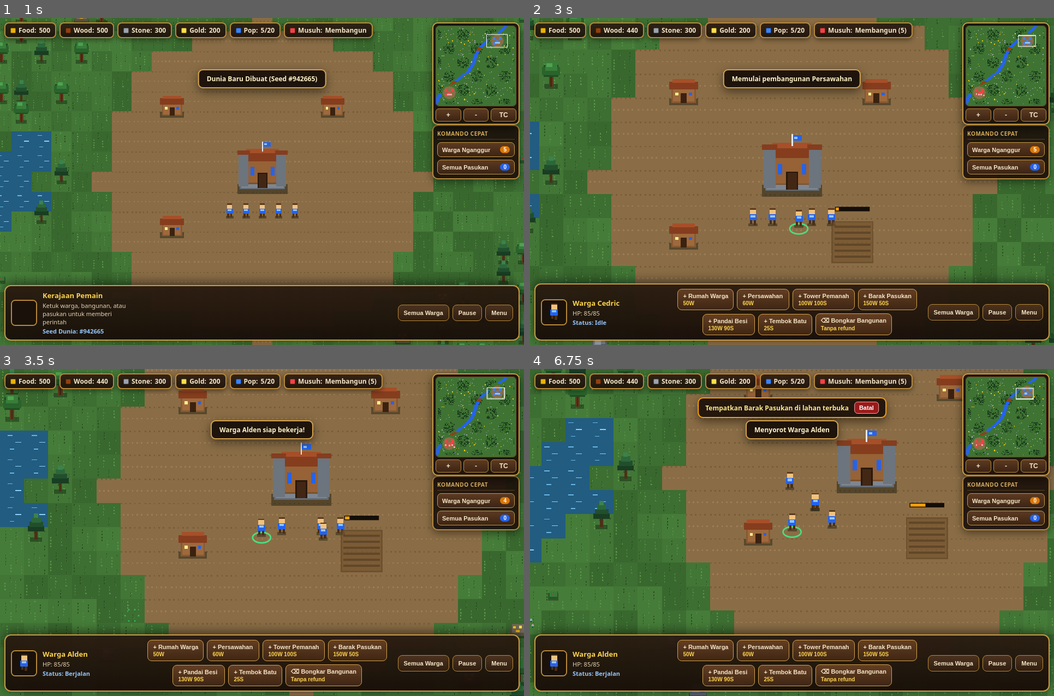
Above: before the commit, frames 1-4 (two rows, left to right).
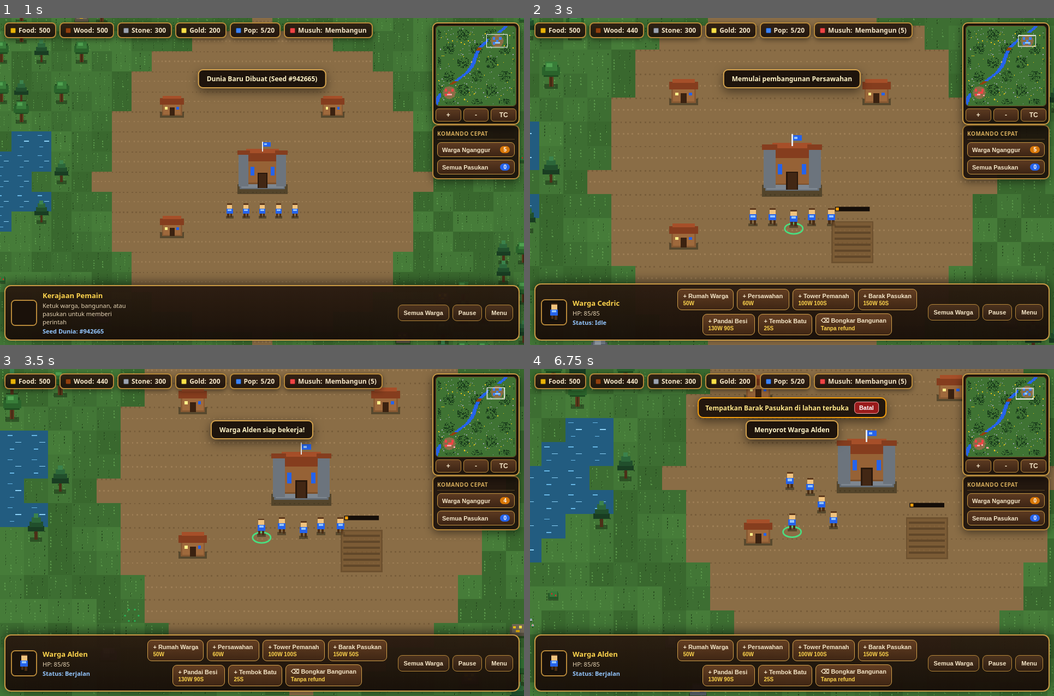
Above: after the commit, the same moments.

Repository: vexelkang-cell/gamepai
Game: browser game, page games/kingdom-war-2d/index.html
Same seed, same stepped clock (60 frames per second), same inputs: the game is played once before the commit and once after it.
Inputs (mouse positions are in pixels of both pictures, inside the frame that each line leads up to):
- Up to frame 1 (1 s): click "NEW GAME" at 0.27 s
- Up to frame 2 (3 s): click (792, 214) at 1.07 s; click "+ Persawahan 60W" at 1.27 s; click (687, 148) at 1.67 s; click "+" at 1.87 s; press the mouse at (896, 132) at 2.27 s; release the mouse at (792, 116) at 2.4 s; click "TC" at 2.47 s; click (870, 246) at 2.87 s
- Up to frame 3 (3.5 s): click "Warga Nganggur 4" at 3.07 s; click (131, 614) at 3.47 s
- Up to frame 4 (6.75 s): click "+ Tembok Batu 25S" at 3.67 s; press the mouse at (792, 467) at 4.07 s; release the mouse at (739, 646) at 4.2 s; click "⌫ Bongkar Bangunan Tanpa refu…" at 4.27 s; click (949, 548) at 4.67 s; click "Semua Warga" at 4.87 s; click (634, 532) at 5.27 s; click "Semua Pasukan 0" at 5.47 s; press the mouse at (739, 646) at 5.87 s; release the mouse at (687, 499) at 6 s; click "+ Barak Pasukan 150W 50S" at 6.07 s; click (844, 418) at 6.47 s; click "Warga Nganggur 0" at 6.67 s

Frame 1 is identical in both runs. In frame 2, 0.2% of the frame differs, in the area x 48-87%, y 23-67%; in frame 3, 0.2%; in frame 4, 0.3%, in the area x 52-88%, y 22-49%.

Commit message:
Prevent units from overlapping while moving

Diff:
--- a/games/kingdom-war-2d/index.html
+++ b/games/kingdom-war-2d/index.html
@@ -2067,6 +2067,34 @@
         }
       }
 
+      canOccupyUnitPosition(nx, ny, world) {
+        const groups = [world.workers, world.soldiers];
+        for (let g = 0; g < groups.length; g++) {
+          const units = groups[g];
+          for (let i = 0; i < units.length; i++) {
+            const other = units[i];
+            if (other === this || other.hp <= 0) continue;
+
+            const dx = nx - other.x;
+            const dy = ny - other.y;
+            // Abaikan unit yang cukup jauh agar pemeriksaan tetap ringan.
+            if (Math.abs(dx) > 30 || Math.abs(dy) > 30) continue;
+
+            const minGap = this.radius + other.radius + 3;
+            const nextDistSq = dx * dx + dy * dy;
+            if (nextDistSq >= minGap * minGap) continue;
+
+            // Jika unit sudah telanjur bertumpuk, izinkan gerakan yang
+            // membuat jarak mereka semakin jauh agar bisa memisah.
+            const oldDx = this.x - other.x;
+            const oldDy = this.y - other.y;
+            const oldDistSq = oldDx * oldDx + oldDy * oldDy;
+            if (nextDistSq <= oldDistSq + 0.01) return false;
+          }
+        }
+        return world.isPointWalkable(nx, ny);
+      }
+
       moveStepDirect(tx, ty, dt, world) {
         const dx = tx - this.x;
         const dy = ty - this.y;
@@ -2077,17 +2105,33 @@
         const step = Math.min(dist, this.speed * dt);
         const vx = (dx / dist) * step;
         const vy = (dy / dist) * step;
-
         const nx = clamp(this.x + vx, 20, CONFIG.WORLD_WIDTH - 20);
         const ny = clamp(this.y + vy, 20, CONFIG.WORLD_HEIGHT - 20);
 
-        if (world.isPointWalkable(nx, ny)) {
-          this.x = nx;
-          this.y = ny;
-        } else if (world.isPointWalkable(nx, this.y)) {
-          this.x = nx;
-        } else if (world.isPointWalkable(this.x, ny)) {
-          this.y = ny;
+        // Coba arah tujuan lebih dulu, lalu geser samping jika terhalang unit lain.
+        const candidates = [
+          [nx, ny],
+          [nx, this.y],
+          [this.x, ny]
+        ];
+        const angle = Math.atan2(vy, vx);
+        const sideStep = Math.min(step, 3.5);
+        for (const side of [1, -1]) {
+          const a = angle + side * 0.85;
+          candidates.push([
+            clamp(this.x + Math.cos(a) * sideStep, 20, CONFIG.WORLD_WIDTH - 20),
+            clamp(this.y + Math.sin(a) * sideStep, 20, CONFIG.WORLD_HEIGHT - 20)
+          ]);
+        }
+
+        for (let i = 0; i < candidates.length; i++) {
+          const [cx, cy] = candidates[i];
+          if (Math.hypot(cx - this.x, cy - this.y) < 0.1) continue;
+          if (this.canOccupyUnitPosition(cx, cy, world)) {
+            this.x = cx;
+            this.y = cy;
+            break;
+          }
         }
         return false;
       }
